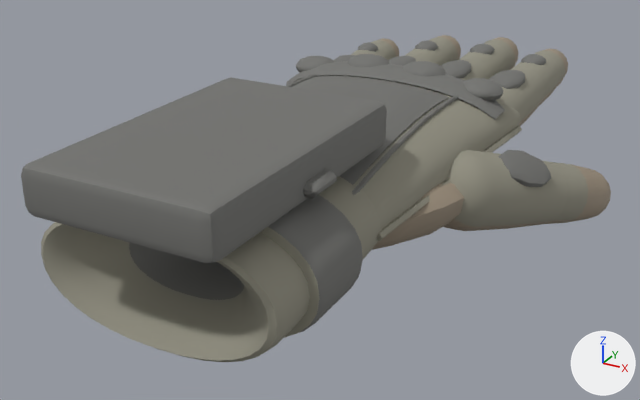
Before and after pictures for a commit that changed the glTF model assets/models/hands/glove_left.glb.
Camera for both pictures: a camera (50 mm lens) standing at (0.118, -0.228, 0.095) and looking at (-0.006, -0.003, -0.018). The axes (+X, +Y, +Z) are drawn at lower right. The lights are the same throughout. The first picture is the older version. Where no turn or scale is listed for an object, it has been applied to the vertices. Vertices at exactly the same position are counted once.

In view in the first picture: 'finger_0_0', 'finger_0_1', 'finger_1_0', 'finger_1_1', 'finger_2_1', 'finger_3_1', 'finger_4_0', 'finger_4_1', 'palm' and 6 more.
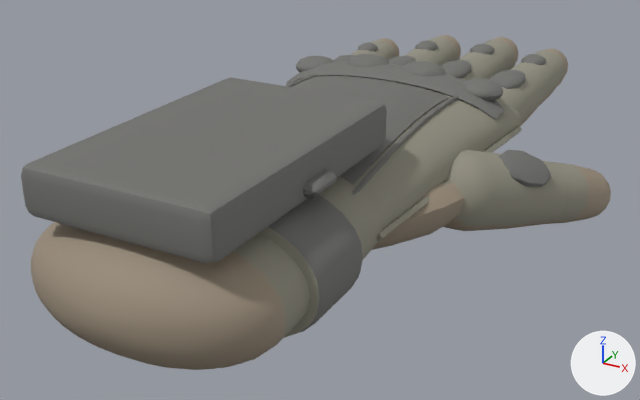
Where the change shows, as pixel boxes [x1, y1, x2, y2] in the pictures (640 x 400 px; the box of a moved part takes in the faces that stretch with it):
'palm', reshaped
    before: [21, 54, 522, 362]
    after: [21, 54, 522, 370]
part 1 of me_palm, moved or reshaped
    before: [110, 254, 234, 361]
    after: [61, 294, 146, 348]
part 2 of me_palm, recoloured
    before: [129, 242, 244, 300]
    after: [48, 278, 171, 358]

What changed in the scene script:
```text
Change me_palm:
    used by ob_palm; location = (0.0, 0.0, 0.0)
    remove me_palm.from_pydata(...)  # 2475 vertices, 4882 faces; spans x -0.043..0.044, y -0.104..0.058, z -0.022..0.025
    add me_palm.from_pydata(...)  # 2475 vertices, 4882 faces; spans x -0.043..0.044, y -0.11..0.058, z -0.022..0.025
    me_palm part 1: 219 vertices moved from x -0.033..0.033, y -0.094..-0.073, z -0.019..0.013 to x -0.033..0.033, y -0.109..-0.094, z -0.019..0.013; 38 vertices removed from x -0.007..0.007, y -0.094..-0.055, z -0.019..-0.001; 38 vertices added at x -0.007..0.007, y -0.11..-0.094, z -0.019..-0.001
    me_palm part 2: 64 faces spanning x -0.017..0.017, y -0.109..-0.107, z -0.012..0.005 switch from mat_padding (grey #73736f) to mat_leather (brown #9b8e7c)
```
